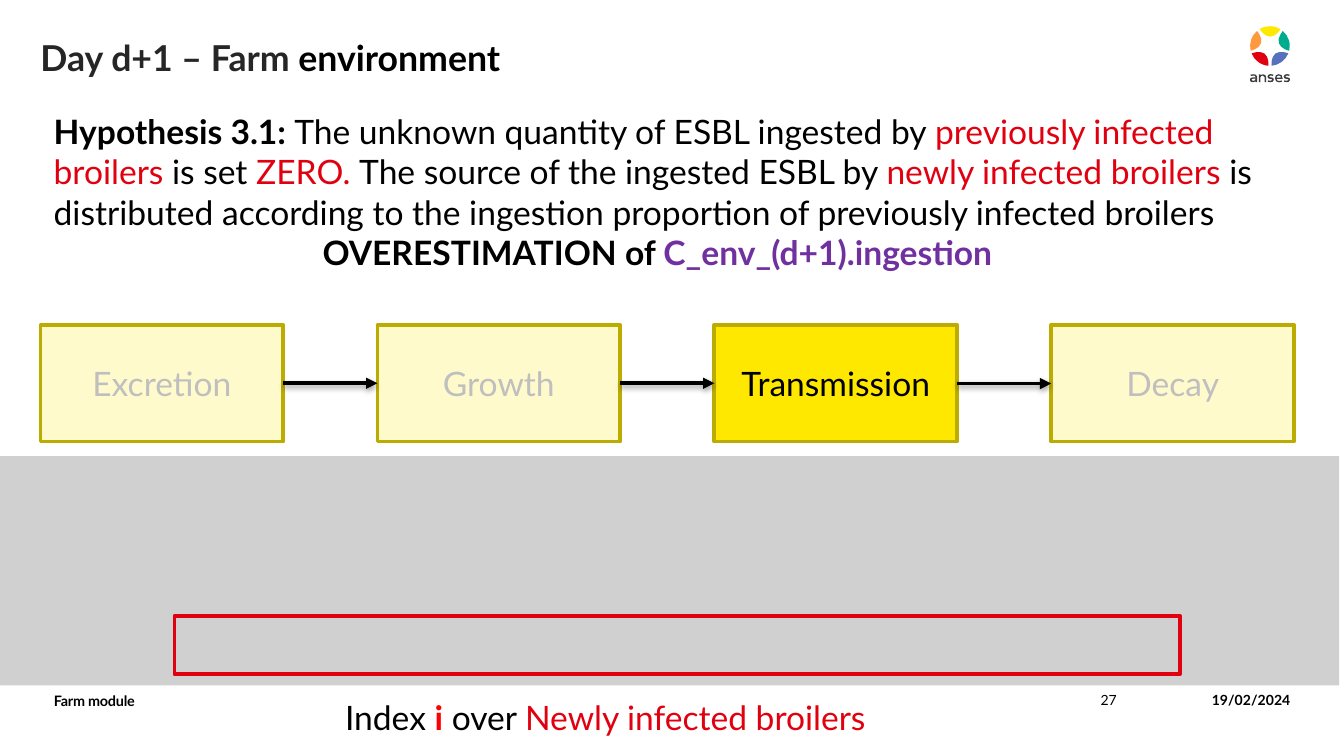
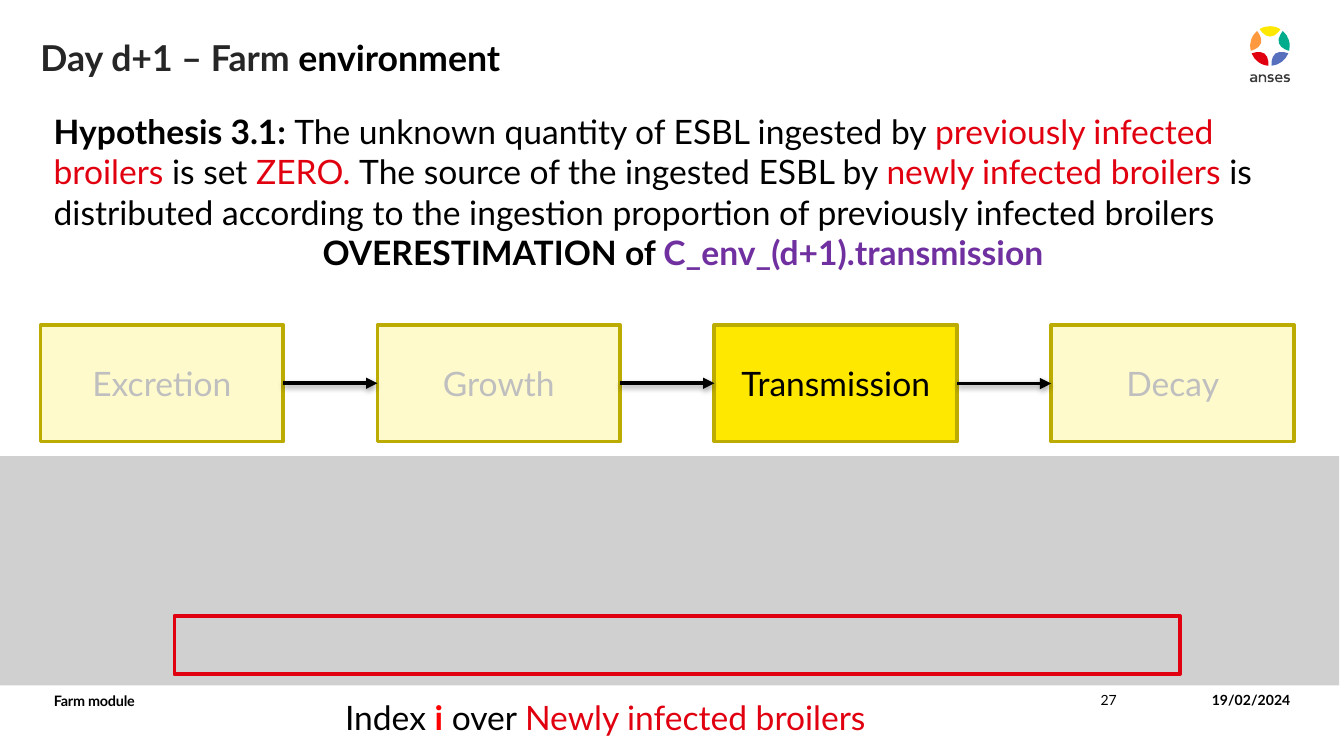
Before and after one commit to ENVIRE-JPIAMR/farm-module, a slide deck: slide 27 of docs/farm_module.pptx. Drawn at 1344x756 pixels with LibreOffice and Linux fonts; fonts in the diff are those of the drawing; grey boxes stand for pictures. Boxes give left, top, right and bottom in pixels: in the first picture for what was removed or moved away, otherwise in the second. Text is boxed around its words. In the diff, an @@ line names an element or a change of style, - is before the commit and + after.

```diff
--- a/docs/farm_module.pptx
+++ b/docs/farm_module.pptx
@@ text at (323, 239, 1043, 270): text changed @@
-OVERESTIMATION of C_env_(d+1).ingestion
+OVERESTIMATION of C_env_(d+1).transmission
```
Also in this commit, not shown: 8 other slides changed, 1 slide added.
